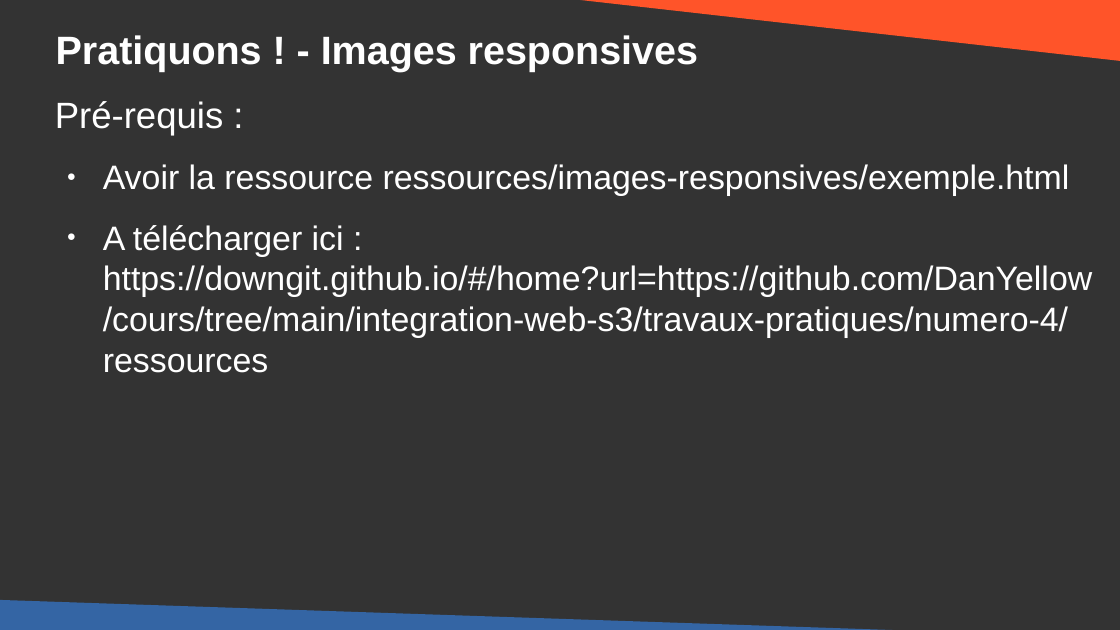
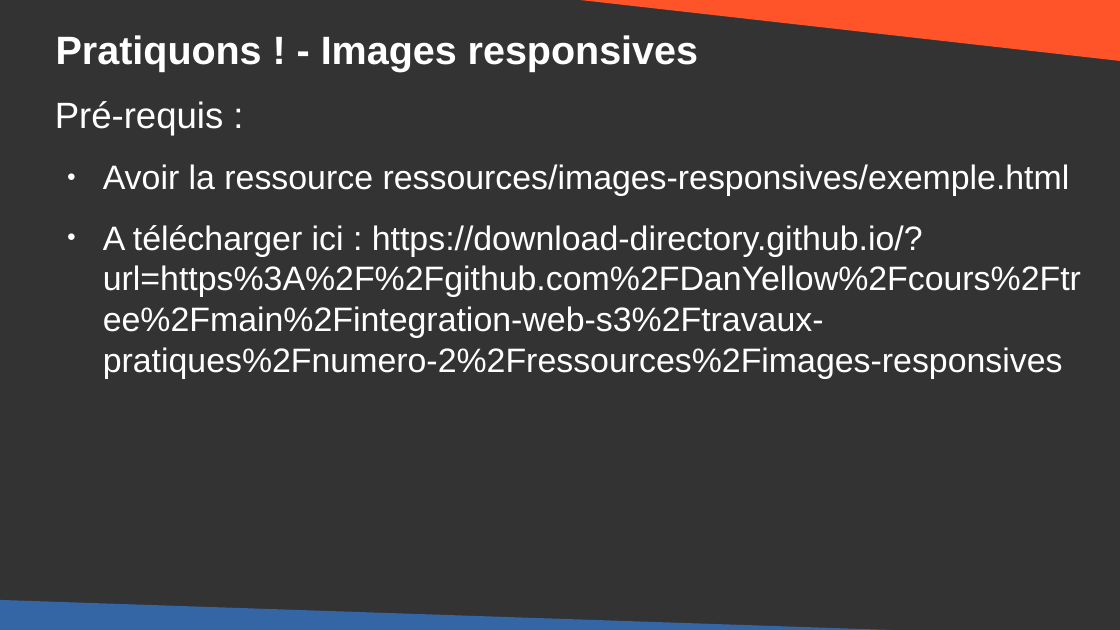
Before and after one commit to DanYellow/cours, a slide deck: slide 25 of integration-web-s3/travaux-pratiques/numero-2/presentation.odp. Drawn at 1120x630 pixels with LibreOffice and Linux fonts; fonts in the diff are those of the drawing. Boxes give left, top, right and bottom in pixels: in the first picture for what was removed or moved away, otherwise in the second. Text is boxed around its words. In the diff, an @@ line names an element or a change of style, - is before the commit and + after.

```diff
--- a/integration-web-s3/travaux-pratiques/numero-2/presentation.odp
+++ b/integration-web-s3/travaux-pratiques/numero-2/presentation.odp
@@ text at (103,225,1081,379): text changed @@
-● A télécharger ici : https://downgit.github.io/#/home?url=https://github.com/DanYellow/cours/tree/main/integration-web-s3/travaux-pratiques/numero-4/ressources
+● A télécharger ici : https://download-directory.github.io/?url=https%3A%2F%2Fgithub.com%2FDanYellow%2Fcours%2Ftree%2Fmain%2Fintegration-web-s3%2Ftravaux-pratiques%2Fnumero-2%2Fressources%2Fimages-responsives
```
Also in this commit, not shown: 16 other slides changed, 1 slide added, 1 slide removed, 8 other files.
